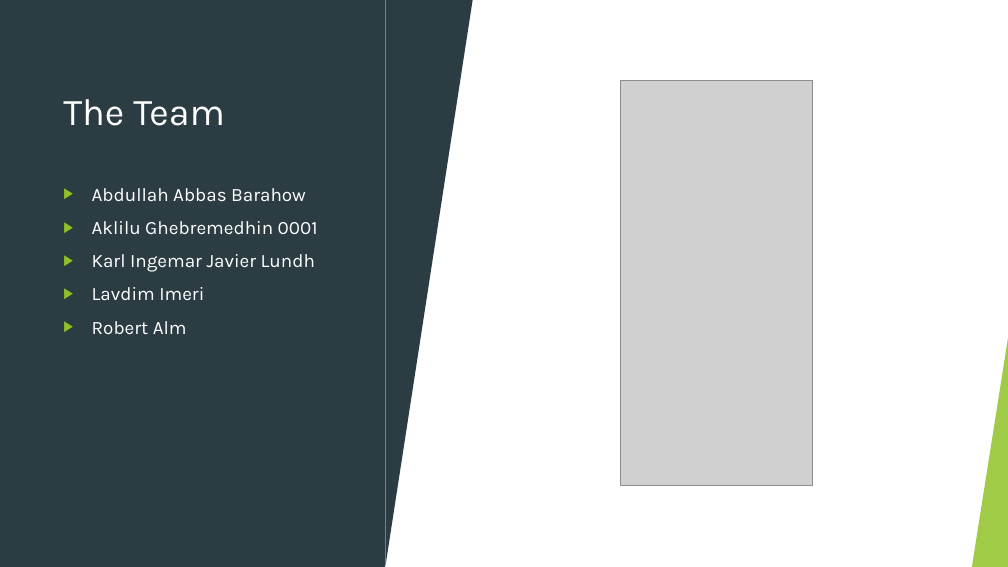
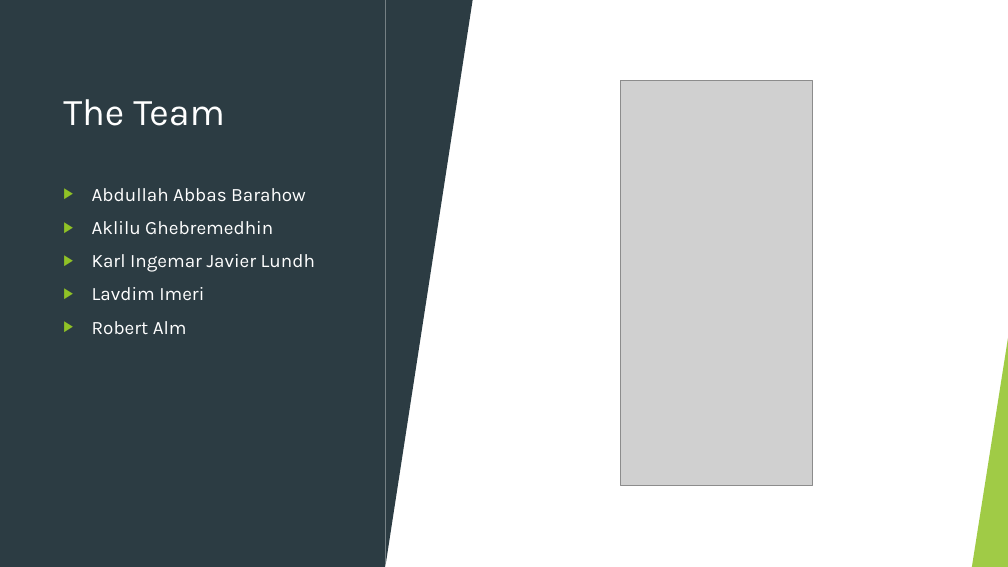
Before and after one commit to Exarchias/shoppingApplication, a slide deck: slide 2 of materials for presentations etc/Shopping App Presentation.odp. Drawn at 1008x567 pixels with LibreOffice and Linux fonts; fonts in the diff are those of the drawing; grey boxes stand for pictures. Boxes give left, top, right and bottom in pixels: in the first picture for what was removed or moved away, otherwise in the second. Text is boxed around its words. In the diff, an @@ line names an element or a change of style, - is before the commit and + after.

```diff
--- a/materials for presentations etc/Shopping App Presentation.odp
+++ b/materials for presentations etc/Shopping App Presentation.odp
@@ text at [92,221,273,234]: text changed @@
-▶ Aklilu Ghebremedhin 0001
+▶ Aklilu Ghebremedhin
```
Also in this commit, not shown: 2 other slides changed, 3 slides added, 5 slides removed, 4 other files.
